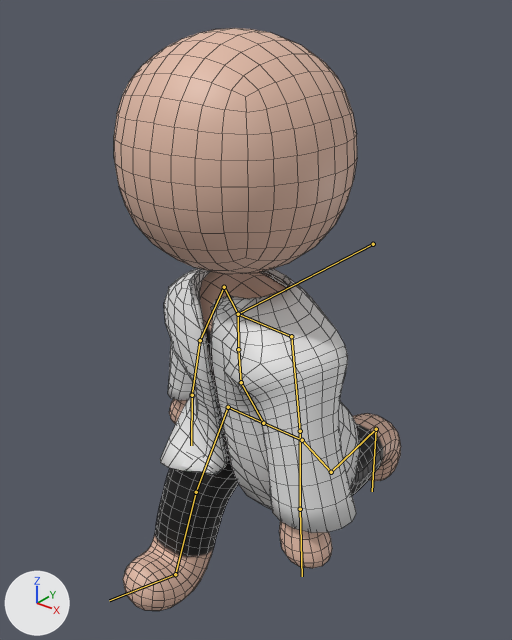
The FBX model MindRoots/Assets/Dotes/Modeller/Mind Roots Insancik.fbx, before and after one commit.
Before and after are seen from a 50 mm lens placed at (1.57, -1.85, 2.56), pointed at (-0.05, 0.18, 1.3). Every picture has the same lights, and +X, +Y and +Z are marked at lower left. Both versions are drawn at frame 58 of the action 'Armature|Walk'; the numbers are the values there. The bones that bend it are drawn over the model as lines. Mesh edges are drawn as thin lines.

The first picture shows 'Kiyamet', 'Vucut', 'Vucut.001'.
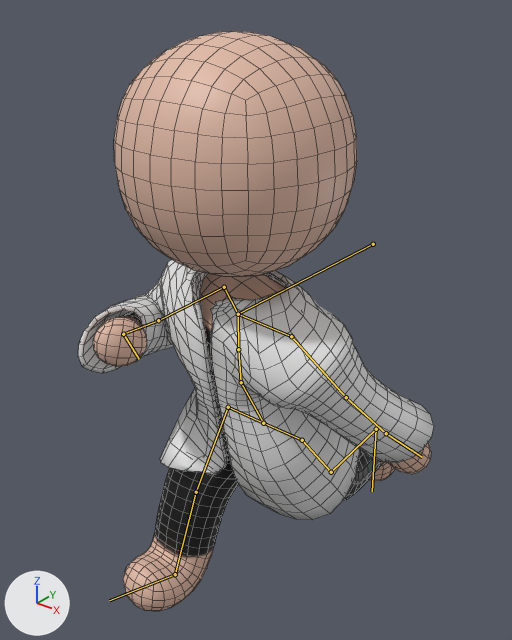
The change, as a diff of the scene's bpy script:
```diff
--- a/MindRoots/Assets/Dotes/Modeller/Mind Roots Insancik.fbx.py
+++ b/MindRoots/Assets/Dotes/Modeller/Mind Roots Insancik.fbx.py
@@ bone_kolust_r @@
 bone_kolust_r = bpy.data.objects['Armature'].pose.bones['KolUst.R']  # child of 'Omuz.R'
-bone_kolust_r.rotation_quaternion = (1.0, 0.0, 0.0, 0.0)  # degrees (0, 0, 0)
+bone_kolust_r.rotation_quaternion = (0.908, 0.255, 0.203, 0.261)  # degrees (36, 14, 37)
@@ bone_kolust_l @@
 bone_kolust_l = bpy.data.objects['Armature'].pose.bones['KolUst.L']  # child of 'Omuz.L'
-bone_kolust_l.rotation_quaternion = (1.0, 0.0, 0.0, 0.0)  # degrees (0, 0, 0)
+bone_kolust_l.rotation_quaternion = (0.919, -0.255, 0.226, 0.196)  # degrees (-26, 31, 17)
@@ bone_kolalt_l @@
 bone_kolalt_l = bpy.data.objects['Armature'].pose.bones['KolAlt.L']  # child of 'KolUst.L'
-bone_kolalt_l.rotation_quaternion = (1.0, 0.0, 0.0, 0.0)  # degrees (0, 0, 0)
+bone_kolalt_l.rotation_quaternion = (0.748, -0.561, -0.172, -0.31)  # degrees (-67, -37, -20)
@@ bone_el_l @@
 bone_el_l = bpy.data.objects['Armature'].pose.bones['El.L']  # child of 'KolAlt.L'
-bone_el_l.rotation_quaternion = (1.0, 0.0, 0.0, 0.0)  # degrees (0, 0, 0)
+bone_el_l.rotation_quaternion = (0.949, -0.13, 0.047, -0.284)  # degrees (-16, 1, -33)
```

Location of each change, (x1, y1, x2, y2) in pixels of the pictures (512 x 640 px):
'Vucut.001', posed
    before: (114, 28, 357, 274)
    after: (114, 31, 357, 277)
'Kiyamet', posed (78% wider)
    before: (160, 268, 360, 533)
    after: (78, 260, 434, 520)
'Vucut', posed (22% wider)
    before: (123, 271, 401, 611)
    after: (93, 274, 431, 611)
bone 'KolUst.R', root to tip
    before: (291, 336) to (300, 431)
    after: (291, 336) to (346, 397)
bone 'KolUst.L', root to tip
    before: (224, 287) to (200, 340)
    after: (224, 287) to (158, 320)
bone 'KolAlt.L', root to tip
    before: (200, 340) to (192, 395)
    after: (158, 320) to (123, 334)
bone 'El.L', root to tip
    before: (192, 395) to (191, 445)
    after: (123, 334) to (139, 359)
